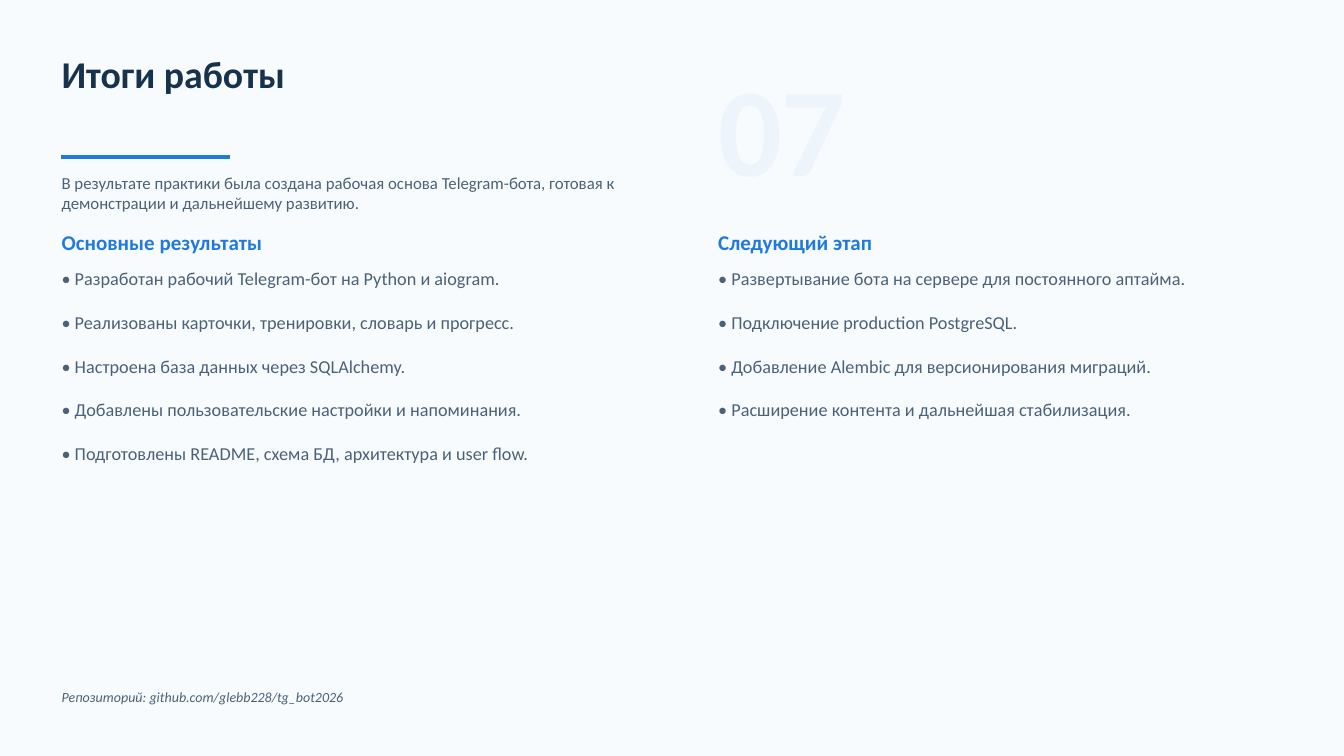
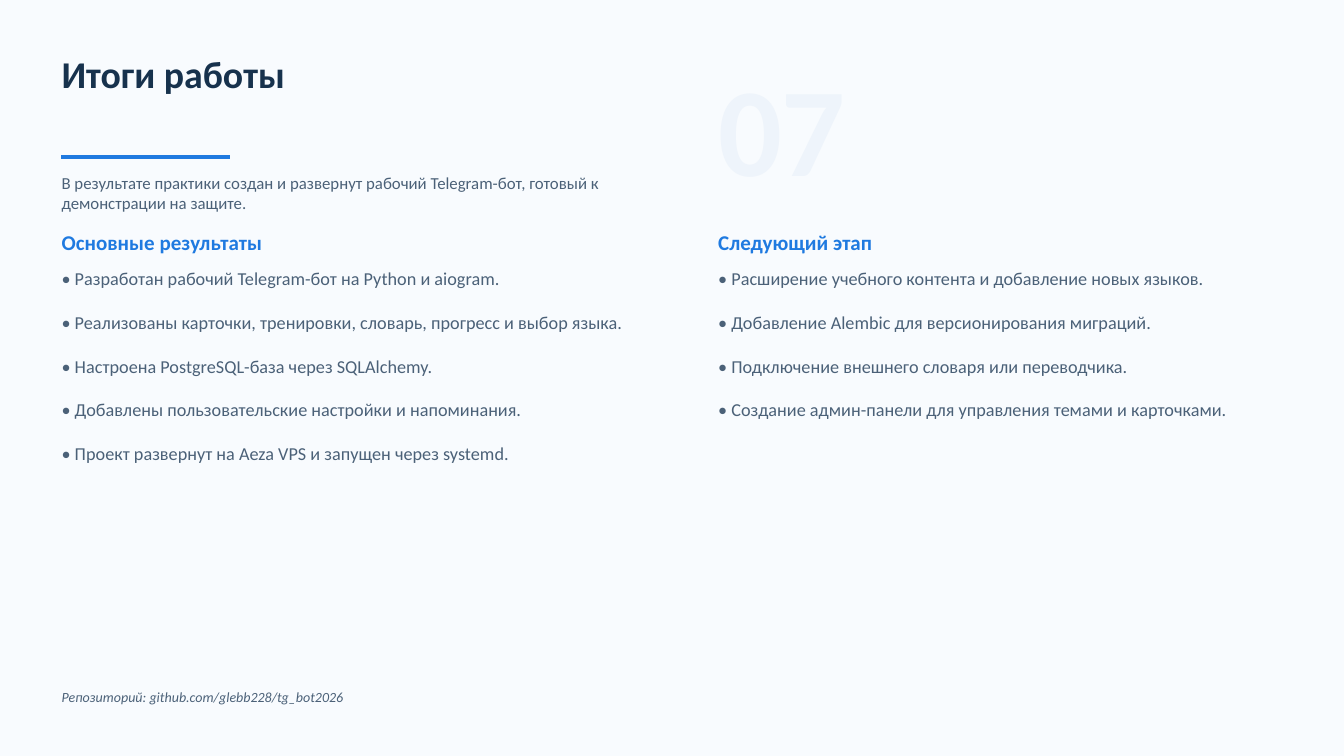
Before and after one commit to glebb228/tg_bot2026, a slide deck: slide 8 of presentation/output/тг_бот_презентация.pptx. Drawn at 1344x756 pixels with LibreOffice and Linux fonts; fonts in the diff are those of the drawing. Boxes give left, top, right and bottom in pixels: in the first picture for what was removed or moved away, otherwise in the second. Text is boxed around its words. In the diff, an @@ line names an element or a change of style, - is before the commit and + after.

```diff
--- a/presentation/output/тг_бот_презентация.pptx
+++ b/presentation/output/тг_бот_презентация.pptx
@@ text at (62,177,599,212): text changed @@
-В результате практики была создана рабочая основа Telegram-бота, готовая к демонстрации и дальнейшему развитию.
+В результате практики создан и развернут рабочий Telegram-бот, готовый к демонстрации на защите.
@@ text at (731,272,1204,288): text changed @@
-• Развертывание бота на сервере для постоянного аптайма.
-• Подключение production PostgreSQL.
+• Расширение учебного контента и добавление новых языков.
@@ text at (75,316,622,376): text changed @@
-• Реализованы карточки, тренировки, словарь и прогресс.
-• Настроена база данных через SQLAlchemy.
+• Реализованы карточки, тренировки, словарь, прогресс и выбор языка.
+• Настроена PostgreSQL-база через SQLAlchemy.
@@ text at (731,361,1226,419): text changed @@
-• Расширение контента и дальнейшая стабилизация.
+• Подключение внешнего словаря или переводчика.
+• Создание админ-панели для управления темами и карточками.
@@ text at (75,447,509,463): text changed @@
-• Подготовлены README, схема БД, архитектура и user flow.
+• Проект развернут на Aeza VPS и запущен через systemd.
```
Also in this commit, not shown: 7 other slides changed, 1 other file.
